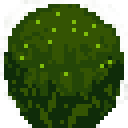
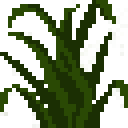
Before/after of a (128, 128) layered artwork. What changed in the layer stack:
added layer "WildGrass" above "bush1 copy" over bbox(0, 0, 128, 128)
hid "bush1 copy" over bbox(0, 0, 128, 128)
